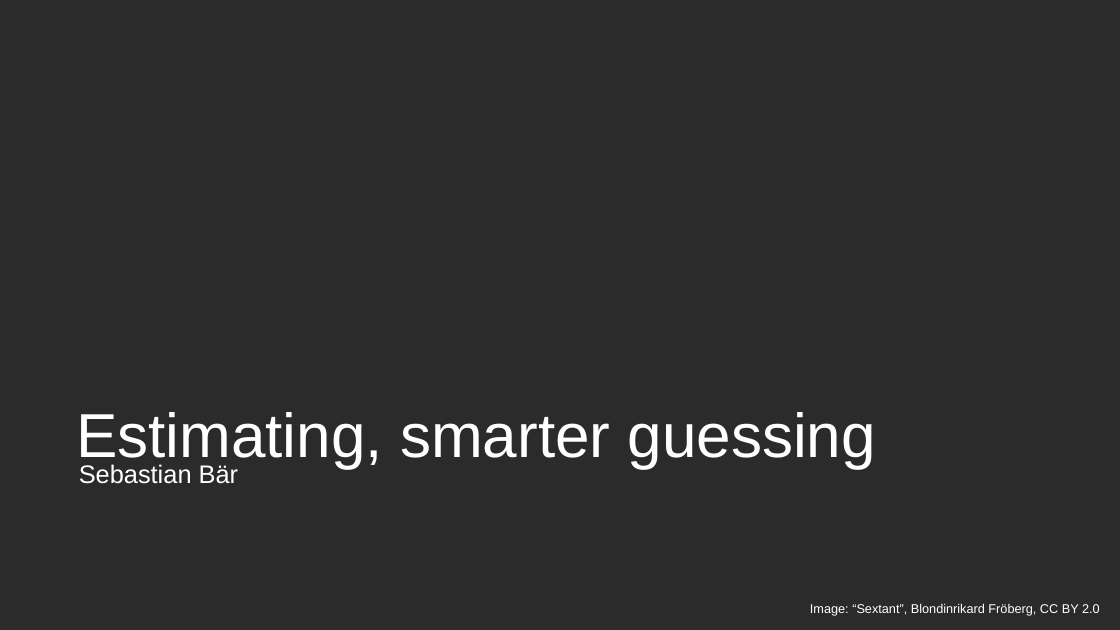
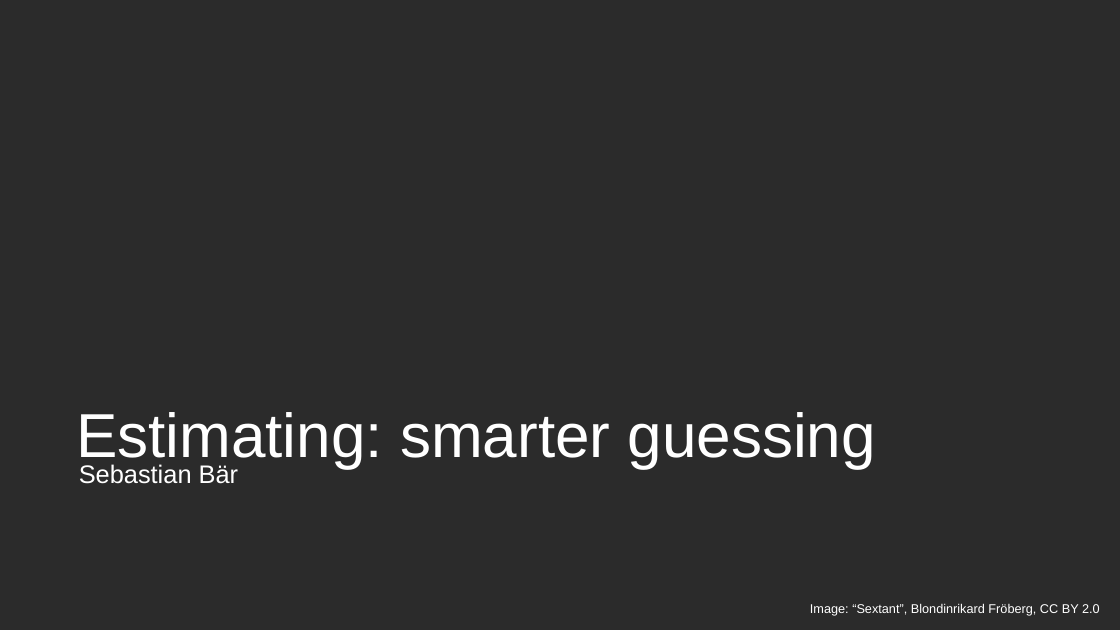
Before and after one commit to exasol/tutorials, a slide deck: slide 1 of estimating/estimating.odp. Drawn at 1120x630 pixels with LibreOffice and Linux fonts; fonts in the diff are those of the drawing; background and template pictures are left out; a plain dark background stands for a picture behind light text. Boxes give left, top, right and bottom in pixels: in the first picture for what was removed or moved away, otherwise in the second. Text is boxed around its words. In the diff, an @@ line names an element or a change of style, - is before the commit and + after.

Commit message:
#3: Improved title.

```diff
--- a/estimating/estimating.odp
+++ b/estimating/estimating.odp
@@ title at (76, 412, 876, 468): text changed @@
-Estimating, smarter guessing
+Estimating: smarter guessing
```
